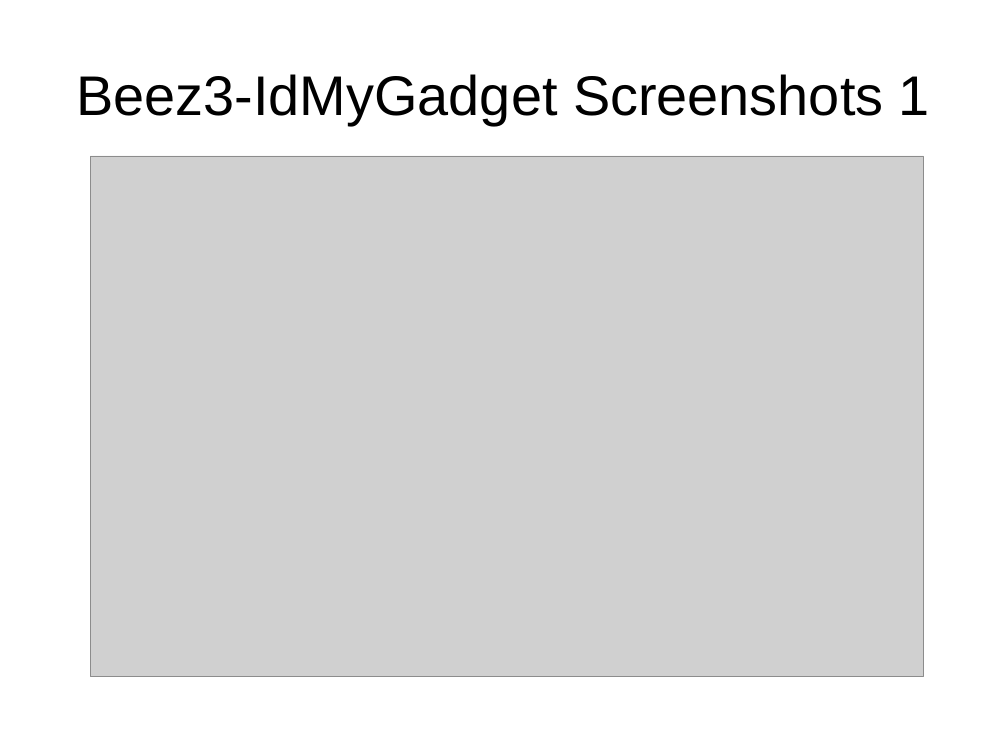
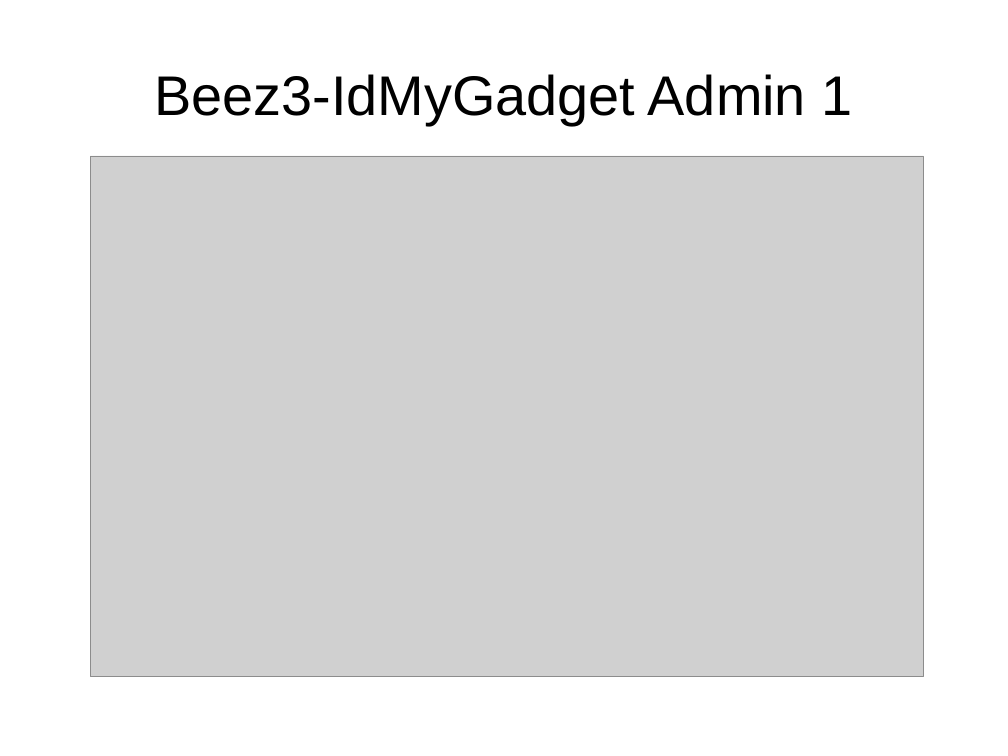
Before and after one commit to tomwhartung/jmws_accoutrements, a slide deck: slide 17 of presentations/2015_09-Joomla/Device_Detection-In_Protostar_and_Beez3.odp. Drawn at 1008x756 pixels with LibreOffice and Linux fonts; fonts in the diff are those of the drawing; grey boxes stand for pictures. Boxes give left, top, right and bottom in pixels: in the first picture for what was removed or moved away, otherwise in the second. Text is boxed around its words. In the diff, an @@ line names an element or a change of style, - is before the commit and + after.

```diff
--- a/presentations/2015_09-Joomla/Device_Detection-In_Protostar_and_Beez3.odp
+++ b/presentations/2015_09-Joomla/Device_Detection-In_Protostar_and_Beez3.odp
@@ title at box(154, 74, 853, 125): text changed @@
-Beez3-IdMyGadget Screenshots 1
+Beez3-IdMyGadget Admin 1
```
Also in this commit, not shown: 1 other slide changed, 4 slides added, 1 slide removed.
